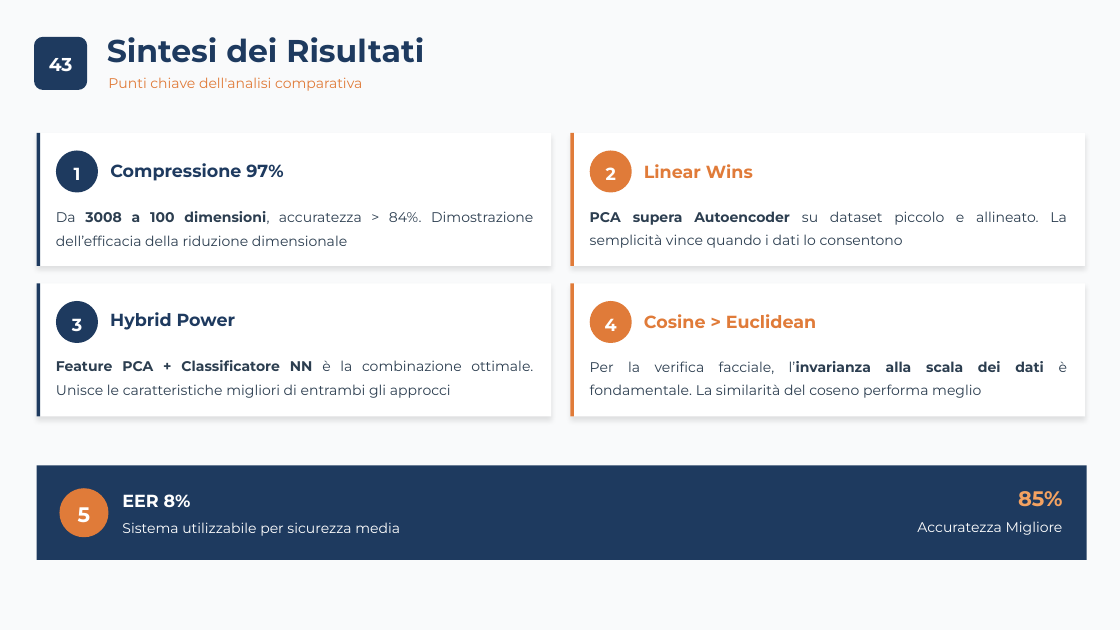
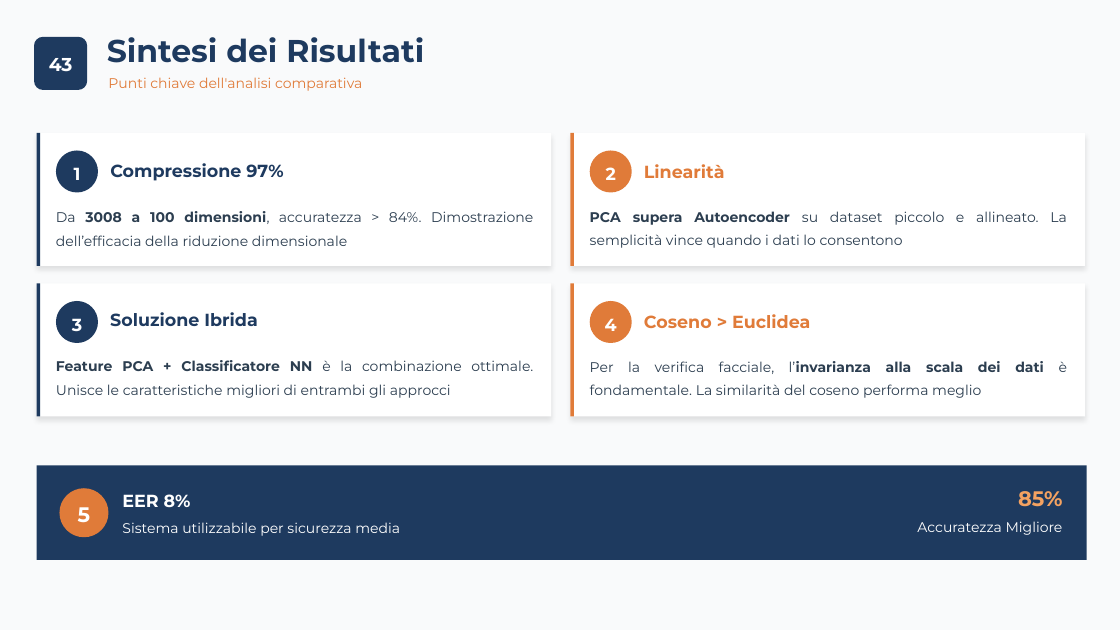
Before and after one commit to carrieroroberto/face-recognition-dimensionality-reduction, a slide deck: slide 45 of results/presentation/Carriero, Leone - Analisi Comparativa per Riduzione Dimensionale, Approccio Lineare e Non-Lineare per Riconoscimento e Verifica Facciale.pptx. Drawn at 1120x630 pixels with LibreOffice and Linux fonts; fonts in the diff are those of the drawing. Boxes give left, top, right and bottom in pixels: in the first picture for what was removed or moved away, otherwise in the second. Text is boxed around its words. In the diff, an @@ line names an element or a change of style, - is before the commit and + after.

```diff
--- a/results/presentation/Carriero, Leone - Analisi Comparativa per Riduzione Dimensionale, Approccio Lineare e Non-Lineare per Riconoscimento e Verifica Facciale.pptx
+++ b/results/presentation/Carriero, Leone - Analisi Comparativa per Riduzione Dimensionale, Approccio Lineare e Non-Lineare per Riconoscimento e Verifica Facciale.pptx
@@ text at (644,164,725,178): text changed @@
-Linear Wins
+Linearità
@@ text at (110,312,257,327): text changed @@
-Hybrid Power
+Soluzione Ibrida
@@ text at (644,314,810,328): text changed @@
-Cosine > Euclidean
+Coseno > Euclidea
```
Also in this commit, not shown: 19 other slides changed, 2 other files.
